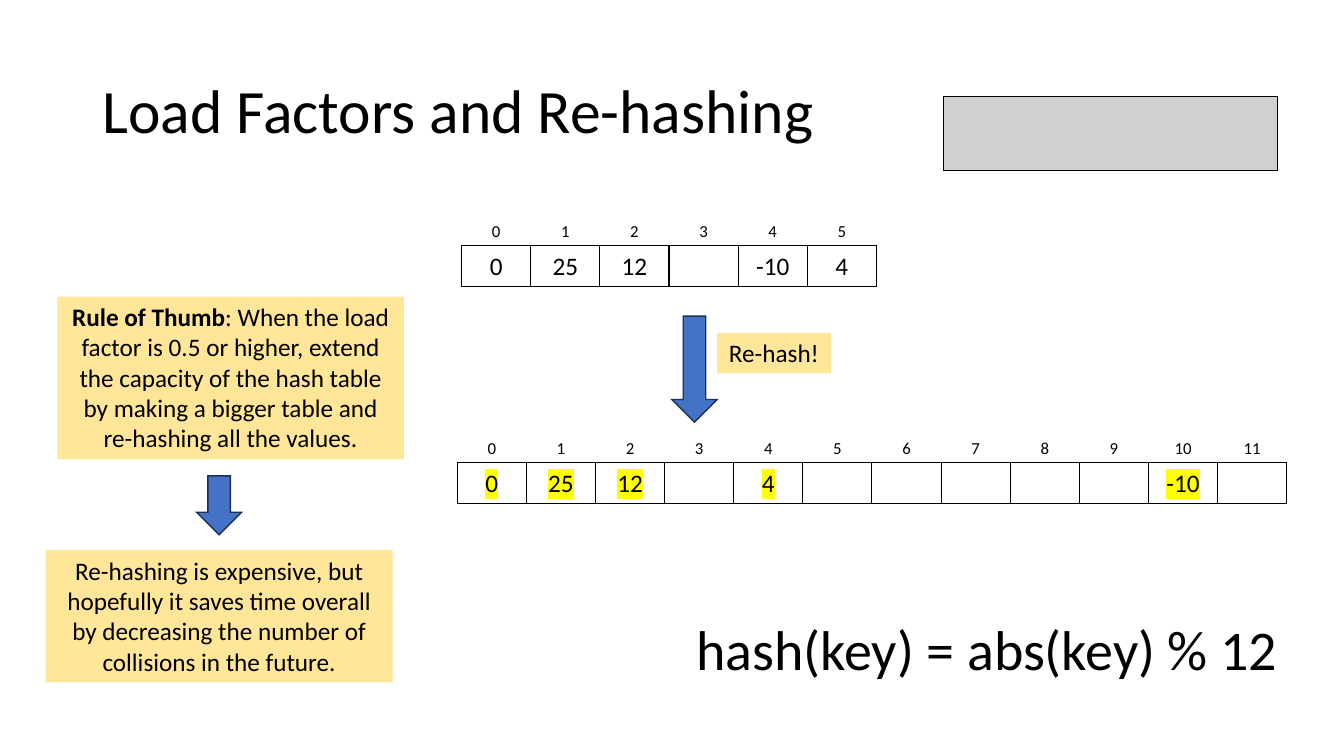
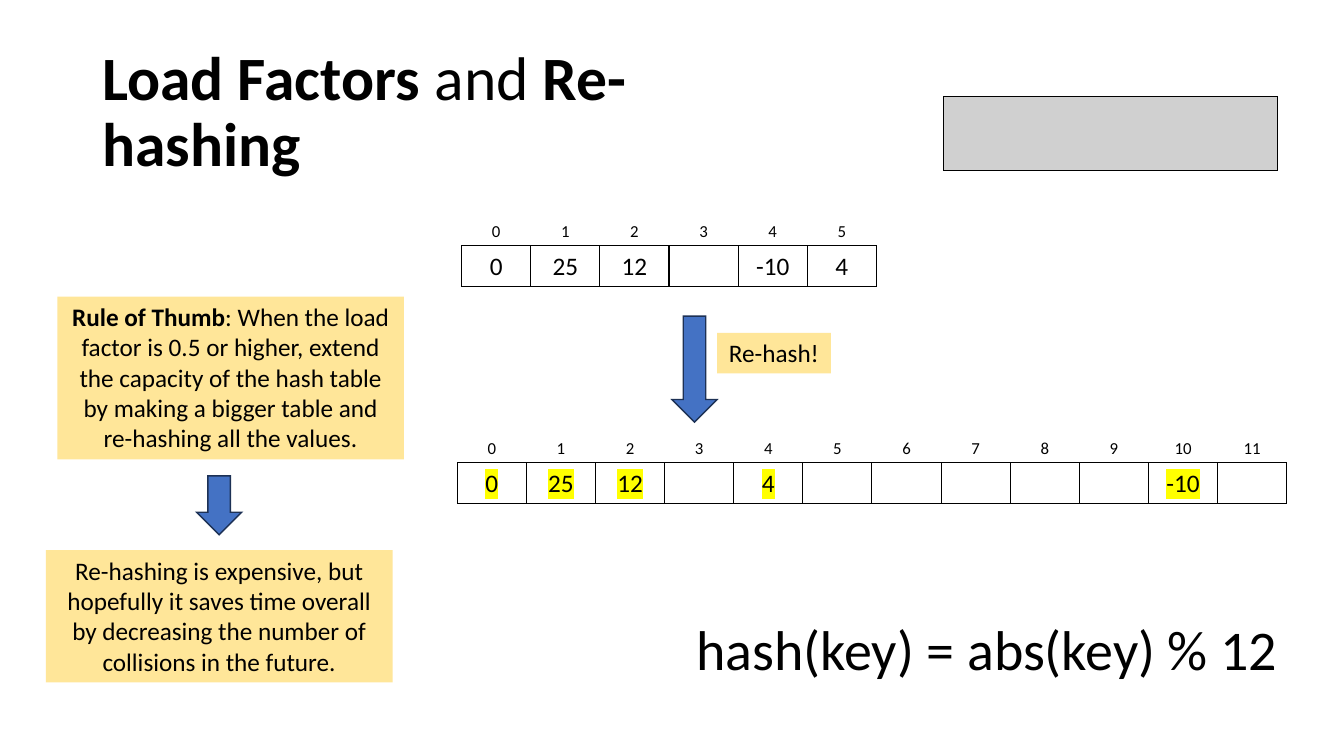
Before and after one commit to tjd1234/cmpt225summer2023, a slide deck: slide 45 of lecture_notes/week8/week8_maps_and_hashing.pptx (slide 44 before the commit). Drawn at 1344x756 pixels with LibreOffice and Linux fonts; fonts in the diff are those of the drawing; grey boxes stand for pictures. Boxes give left, top, right and bottom in pixels: in the first picture for what was removed or moved away, otherwise in the second. Text is boxed around its words. In the diff, an @@ line names an element or a change of style, - is before the commit and + after.

```diff
--- a/lecture_notes/week8/week8_maps_and_hashing.pptx
+++ b/lecture_notes/week8/week8_maps_and_hashing.pptx
@@ title "Load Factors and Re-hashing" at box(102, 56, 627, 177): bold on in "Load Factors Re-hashing" @@
```
Also in this commit, not shown: 34 other slides changed, 1 slide added, 1 other file.
